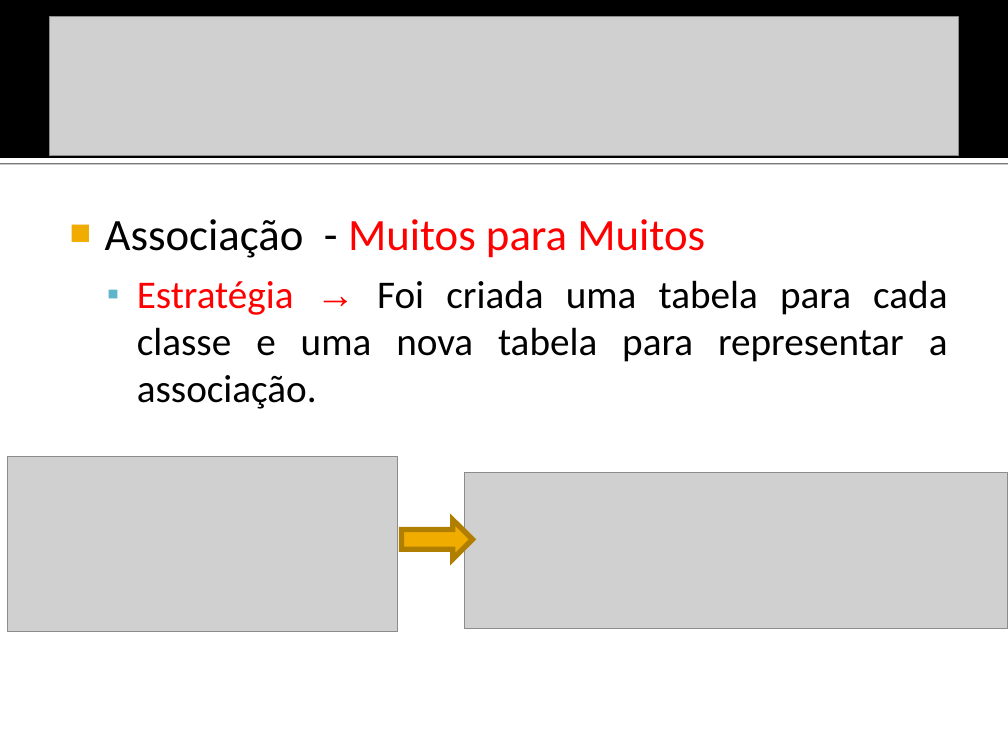
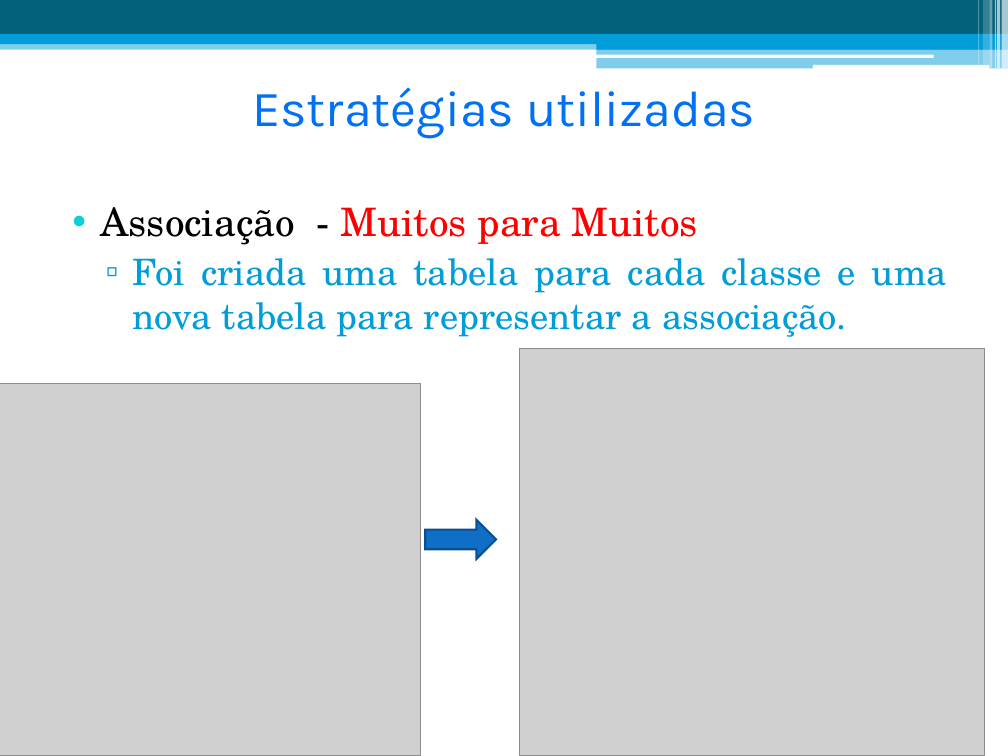
Before and after one commit to JairoCN/ems-esi20092, a slide deck: slide 5 of Projeto ES2/Documentos/Modelos/ModeloBancoDados.ppt (slide 6 before the commit). Drawn at 1008x756 pixels with LibreOffice and Linux fonts; fonts in the diff are those of the drawing; grey boxes stand for pictures. Boxes give left, top, right and bottom in pixels: in the first picture for what was removed or moved away, otherwise in the second. Text is boxed around its words. In the diff, an @@ line names an element or a change of style, - is before the commit and + after.

```diff
--- a/Projeto ES2/Documentos/Modelos/ModeloBancoDados.ppt
+++ b/Projeto ES2/Documentos/Modelos/ModeloBancoDados.ppt
@@ rectangle added at <box>0,0,1008,34</box>, fill #04617B @@
@@ picture removed at <box>49,17,958,156</box> @@
@@ rectangle added at <box>978,0,979,65</box>, fill #FFFFFF at 30% opacity @@
@@ rectangle added at <box>983,0,989,65</box>, fill #FFFFFF at 20% opacity @@
@@ rectangle added at <box>990,0,993,69</box>, fill #FFFFFF at 40% opacity @@
@@ rectangle added at <box>995,0,996,69</box>, fill #FFFFFF at 60% opacity @@
@@ rectangle added at <box>997,0,1000,69</box>, fill #FFFFFF at 65% opacity @@
@@ rectangle added at <box>1002,0,1008,69</box>, fill #FFFFFF at 65% opacity @@
@@ rectangle: place and size @@
-rectangle at <box>0,0,1008,158</box>
+rectangle at <box>0,40,1008,49</box>
@@ rectangle at <box>0,40,1008,49</box>: fill #000000 to #009DD9 at 50% opacity @@
@@ rectangle: place and size @@
-rectangle at <box>0,158,1008,163</box>
+rectangle at <box>0,34,1008,44</box>
@@ rectangle at <box>0,34,1008,44</box>: fill #FFFFFF to #009DD9; shadow off @@
@@ rounded rectangle added at <box>596,54,933,57</box>, fill #FFFFFF @@
@@ rectangle added at <box>597,39,1008,49</box>, fill #009DD9 @@
@@ rectangle added at <box>597,48,1008,69</box>, fill #009DD9 at 50% opacity @@
@@ title added at <box>252,87,755,138</box>, 36 pt, text #0071F4 @@
+Estratégias utilizadas
@@ rounded rectangle added at <box>812,65,989,69</box>, fill #FFFFFF @@
@@ text at <box>101,207,698,245</box>: size 32 to 28 pt, font Calibri to TeX Gyre Schola in "Associação - Muitos para Muitos"; bullet ■ to •; more space between paragraphs; bullet colour #F0AD00 to #0BD0D9 @@
@@ text at <box>133,258,947,337</box>: text changed; size 28 to 26 pt; font Calibri to TeX Gyre Schola; text colour #000000 to #009DD9 @@
-  ▪ Estratégia → Foi criada uma tabela para cada classe e uma nova tabela para representar a associação.
+  ▫ Foi criada uma tabela para cada classe e uma nova tabela para representar a associação.
@@ picture: place and size @@
-picture at <box>465,473,1008,629</box>
+picture at <box>520,349,985,756</box>
@@ picture: place and size @@
-picture at <box>8,457,398,631</box>
+picture at <box>0,383,421,756</box>
@@ right arrow: place and size @@
-right arrow at <box>401,520,472,559</box>
+right arrow at <box>425,520,496,559</box>
@@ right arrow at <box>425,520,496,559</box>: fill #F0AD00 to #0F6FC6; outline #B07E00 3.77 pt to #085091 1.5 pt @@
```
Also in this commit, not shown: 3 other slides changed, 4 slides added, 5 slides removed, 1 other file.
